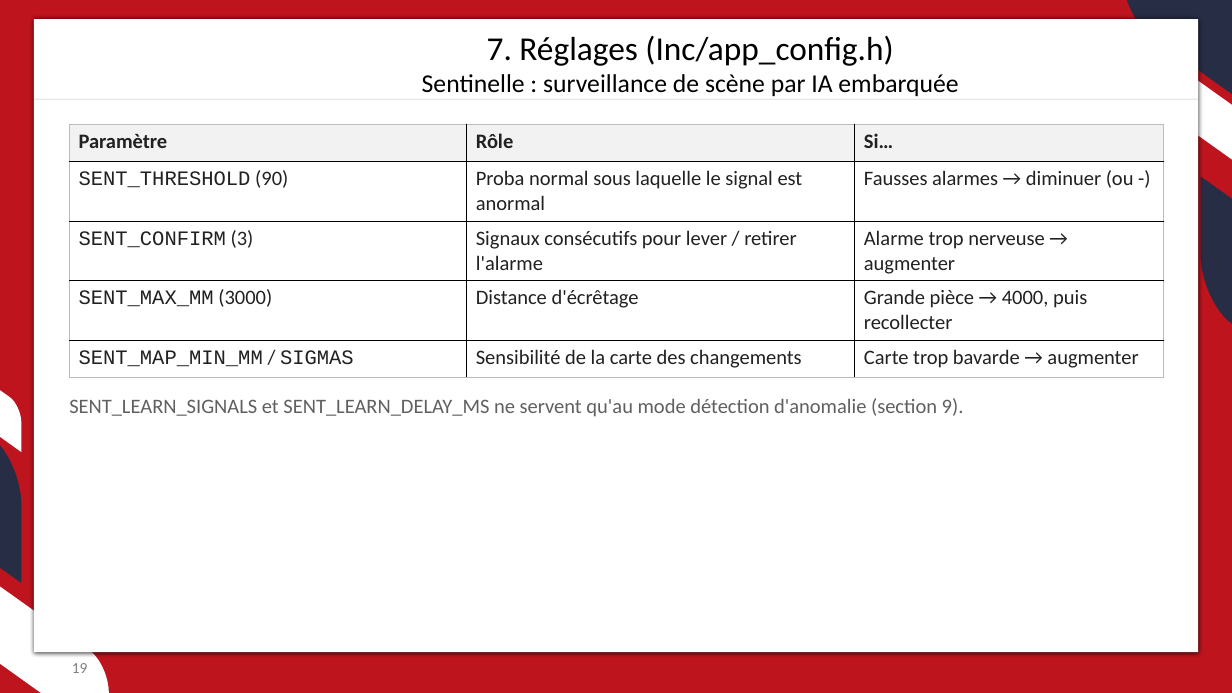
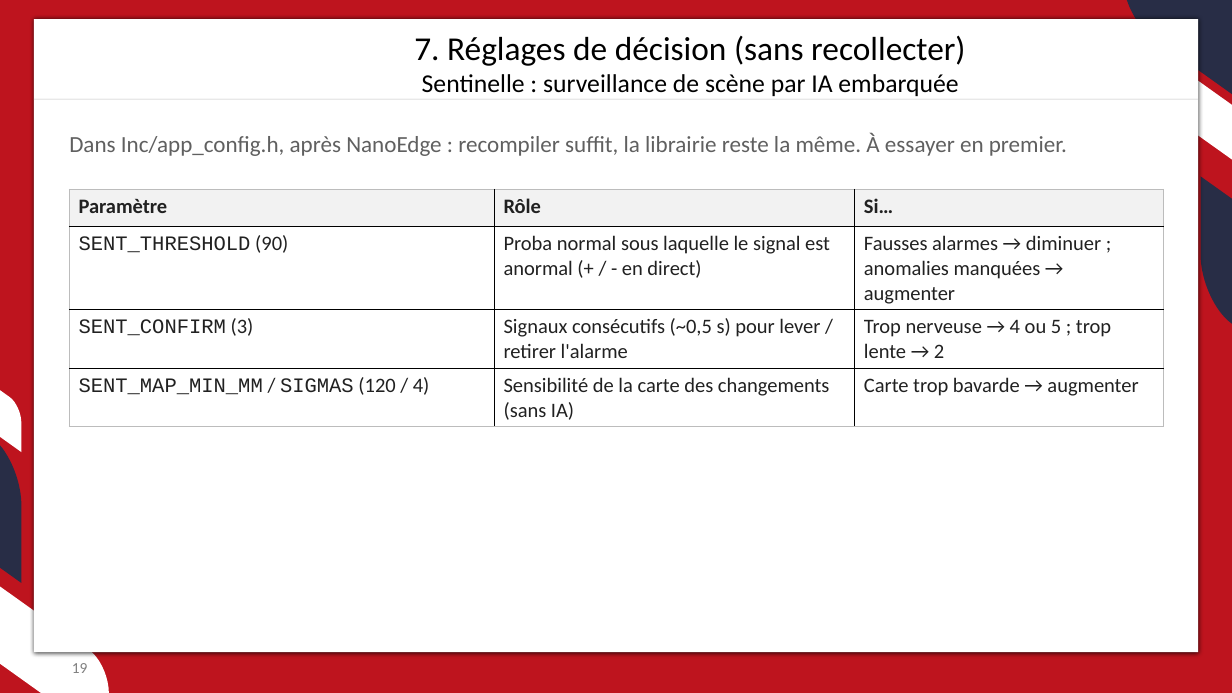
Before and after one commit to JC-Toussaint/ST_Phelma_Hackathon, a slide deck: slide 19 of sentinelle/sentinelle.pptx. Drawn at 1232x693 pixels with LibreOffice and Linux fonts; fonts in the diff are those of the drawing; background and template pictures are left out. Boxes give left, top, right and bottom in pixels: in the first picture for what was removed or moved away, otherwise in the second. Text is boxed around its words. In the diff, an @@ line names an element or a change of style, - is before the commit and + after.

```diff
--- a/sentinelle/sentinelle.pptx
+++ b/sentinelle/sentinelle.pptx
@@ text at bbox=[414, 35, 965, 66]: text changed @@
-7. Réglages (Inc/app_config.h)
+7. Réglages de décision (sans recollecter)
@@ text added at bbox=[69, 132, 1067, 156], 18 pt, text #606060 @@
+Dans Inc/app_config.h, après NanoEdge : recompiler suffit, la librairie reste la même. À essayer en premier.
@@ table at bbox=[69, 189, 1164, 424] @@
-row 2: SENT_THRESHOLD (90) | Proba normal sous laquelle le signal est anormal | Fausses alarmes → diminuer (ou -)
-row 3: SENT_CONFIRM (3) | Signaux consécutifs pour lever / retirer l'alarme | Alarme trop nerveuse → augmenter
-row 4: SENT_MAX_MM (3000) | Distance d'écrêtage | Grande pièce → 4000, puis recollecter
-row 5: SENT_MAP_MIN_MM / SIGMAS | Sensibilité de la carte des changements | Carte trop bavarde → augmenter
+row 2: SENT_THRESHOLD (90) | Proba normal sous laquelle le signal est anormal (+ / - en direct) | Fausses alarmes → diminuer ; anomalies manquées → augmenter
+row 3: SENT_CONFIRM (3) | Signaux consécutifs (~0,5 s) pour lever / retirer l'alarme | Trop nerveuse → 4 ou 5 ; trop lente → 2
+row 4: SENT_MAP_MIN_MM / SIGMAS (120 / 4) | Sensibilité de la carte des changements (sans IA) | Carte trop bavarde → augmenter
@@ table: place and size @@
-table at bbox=[69, 125, 1164, 372]
+table at bbox=[69, 189, 1164, 424]
@@ text removed at bbox=[69, 398, 964, 417] @@
-SENT_LEARN_SIGNALS et SENT_LEARN_DELAY_MS ne servent qu'au mode détection d'anomalie (section 9).
```
Also in this commit, not shown: 2 slides added, 3 other files.
